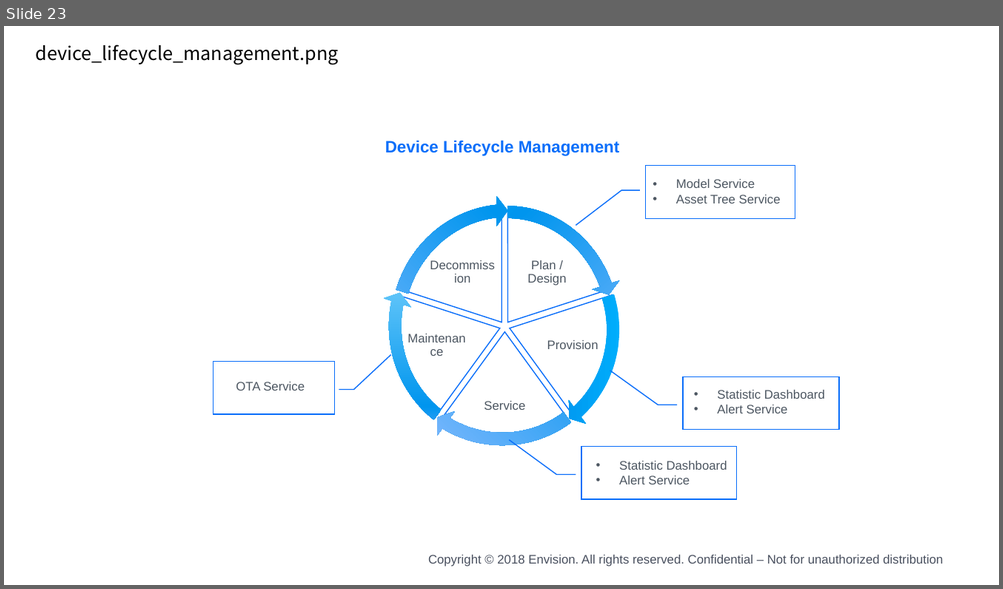
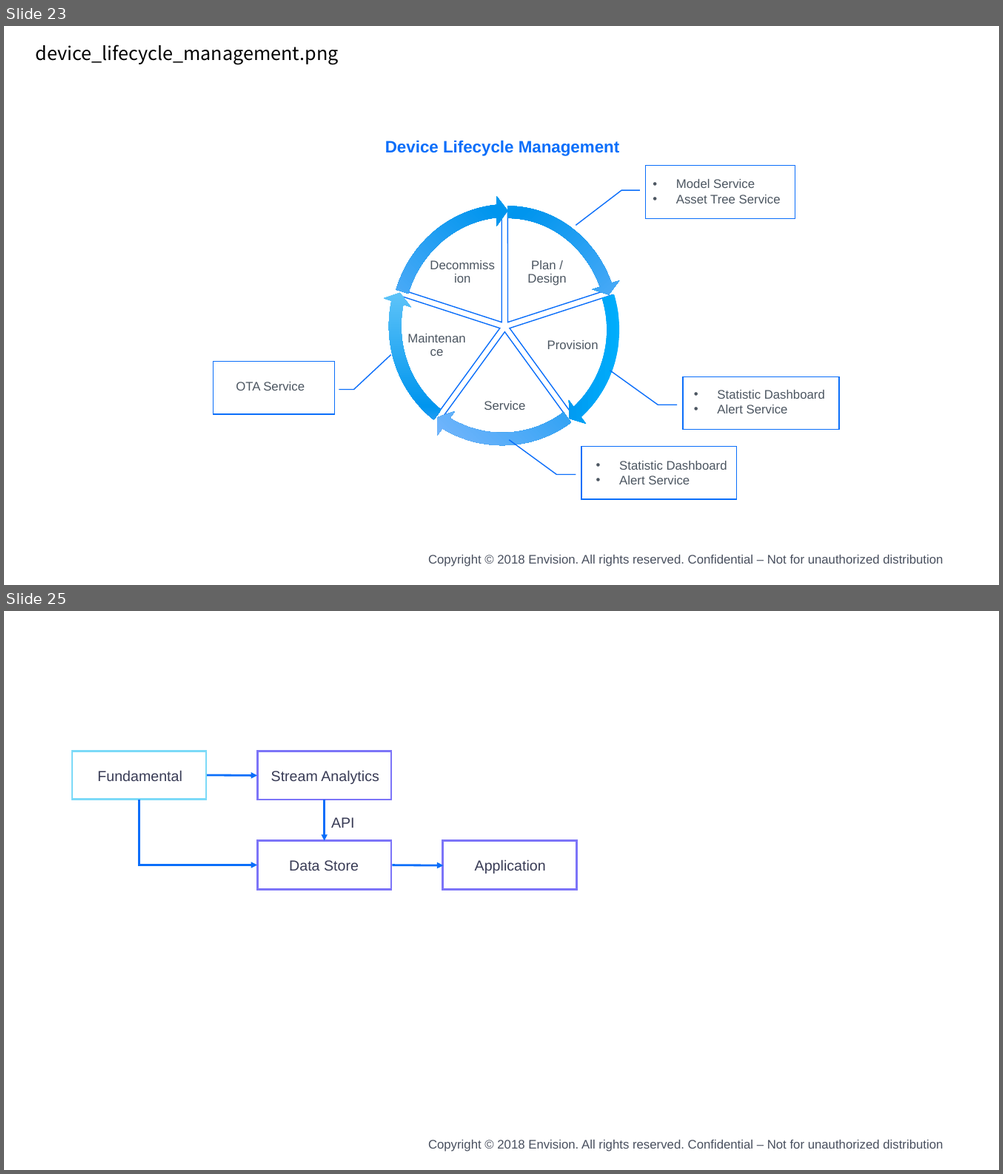
Before and after one commit to kikuchiyo/device_connection_en, a slide deck: media/device_en.pptx. Shown one above the other, each under a label of ours: slide 23 before the commit, slides 23 and 25 after it; the slides between them are not shown. The pictures are 1003x589 and 1003x1174 pixels, drawn with LibreOffice and Linux fonts; fonts in the diff are those of the drawing; background and template pictures are left out. Boxes give left, top, right and bottom in pixels: in the first picture for what was removed or moved away, otherwise in the second. Text is boxed around its words. In the diff, an @@ line names an element or a change of style, - is before the commit and + after.

```diff
--- a/media/device_en.pptx
+++ b/media/device_en.pptx
@@ slide 25 added at (4, 611, 999, 1170), background #FFFFFF; not listed: 1 template element that a slide beside it also shows @@
@@ group added at (72, 752, 577, 889): 5 texts, 4 rectangles, 3 arrows, 1 elbow arrow @@
+Stream Analytics
+Data Store
+Application
+Fundamental
+API
```
Also in this commit, not shown: 1 other slide added, 5 other files.
